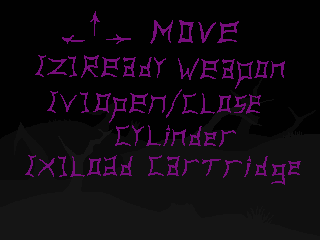
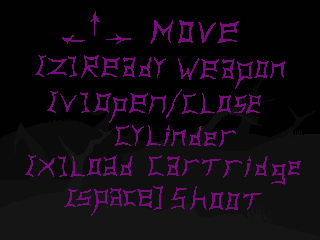
Layer changes from the first 320×240 image to the second:
added layer "Layer 10" above "Layer 9" over [64, 186, 262, 216]
